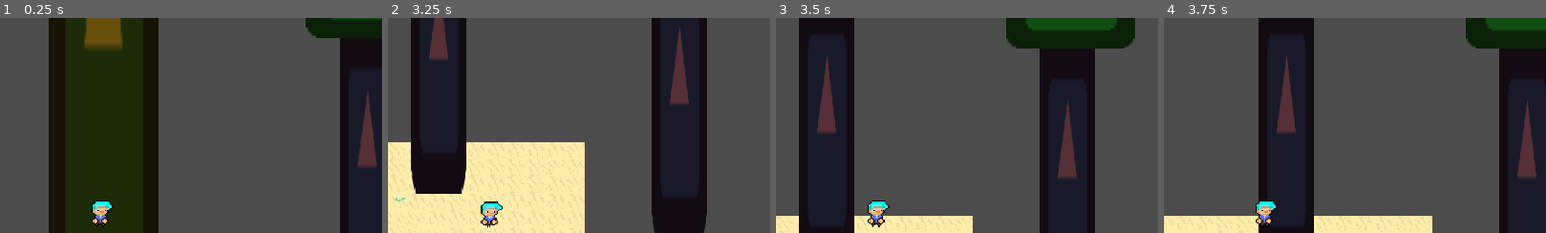
Above: before the commit, frames 1-4 (left to right).
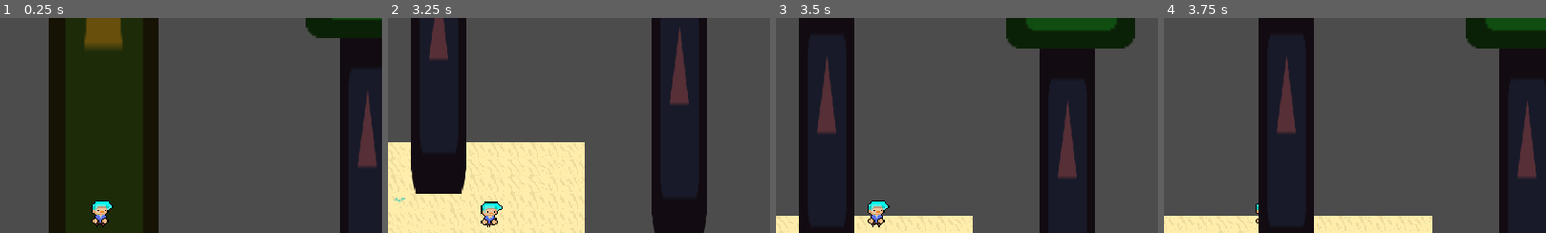
Above: after the commit, the same moments.

Repository: kjanuska/Independent-Study-Game
Game: Godot game, scene res://Scenes/Main.tscn
The game is run twice, just before and just after one commit, with the same random seed, the same clock (stepped at 60 frames per second) and the same inputs. The engine's default icon, where the game draws it, is replaced by a stand-in: a white triangle on a blue panel in a dark square.
Inputs (mouse positions are % of the whole screen's width and height, from its top left):
- Up to frame 1 (0.25 s): no input
- Up to frame 2 (3.25 s): tap Enter at 0.5 s; move the mouse to (72, 45) at 0.52 s; hold D (ui_right) 0.53-1.28 s; hold E (Interact) 0.53-1.28 s; tap Space (dash) at 0.8, 1.25, 1.35 s; move the mouse to (30, 55) at 1.27 s; hold S (ui_down) 1.28-2.03 s; click (30, 55) at 1.55 s; move the mouse to (60, 28) at 2.02 s; hold D (ui_right) 2.03-2.78 s; hold Right mouse button (shoot) 2.03-2.78 s; click (60, 28) at 2.1 s; move the mouse to (45, 70) at 2.77 s; hold W (ui_up) from 2.78 s (still down); right-click (45, 70) at 2.85 s; tap E (Interact) at 3.05 s
- Up to frame 3 (3.5 s): keep holding W (ui_up)
- Up to frame 4 (3.75 s): move the mouse to (80, 65) at 3.52 s; release W (ui_up) at 3.53 s; hold A (ui_left) from 3.53 s (still down); hold E (Interact) from 3.53 s (still down)
The pictures show only the part of the screen within x 36-86%, y 4-54%; the shares and areas given below are measured in that part.

Frames 1-3 are identical in both runs. In frame 4, 0.4% of the frame differs, in the area x 24-30%, y 84-97%.
Error after the commit: Parse Error: The method "equip" isn't declared in the current class. (res://Scripts/Player.gd:68)

Commit message:
started weapon state machine

Diff:
--- a/Scenes/Bow/Arrow.tscn
+++ b/Scenes/Bow/Arrow.tscn
@@ -1,7 +1,8 @@
 [gd_scene load_steps=4 format=2]
 
-[ext_resource path="res://Scripts/Arrow.gd" type="Script" id=1]
+[ext_resource path="res://Scripts/Weapons/Ranged/Bow/Arrow.gd" type="Script" id=1]
 [ext_resource path="res://icon.png" type="Texture" id=2]
+
 
 [sub_resource type="ConvexPolygonShape2D" id=1]
 
--- a/Scenes/Bow/Bow.tscn
+++ b/Scenes/Bow/Bow.tscn
@@ -1,7 +1,8 @@
 [gd_scene load_steps=3 format=2]
 
 [ext_resource path="res://icon.png" type="Texture" id=1]
-[ext_resource path="res://Scripts/Bow.gd" type="Script" id=2]
+[ext_resource path="res://Scripts/Weapons/Ranged/Bow/Bow.gd" type="Script" id=2]
+
 
 [node name="Bow" type="Sprite"]
 modulate = Color( 0.780392, 0.0117647, 0.0117647, 1 )
--- a/Scenes/Gun/Bullet.tscn
+++ b/Scenes/Gun/Bullet.tscn
@@ -1,7 +1,8 @@
 [gd_scene load_steps=4 format=2]
 
-[ext_resource path="res://Scripts/Bullet.gd" type="Script" id=1]
+[ext_resource path="res://Scripts/Weapons/Ranged/Gun/Bullet.gd" type="Script" id=1]
 [ext_resource path="res://icon.png" type="Texture" id=2]
+
 
 [sub_resource type="RectangleShape2D" id=1]
 extents = Vector2( 45.6679, 8.90598 )
--- a/Scenes/Gun/Gun.tscn
+++ b/Scenes/Gun/Gun.tscn
@@ -1,7 +1,8 @@
 [gd_scene load_steps=3 format=2]
 
 [ext_resource path="res://icon.png" type="Texture" id=1]
-[ext_resource path="res://Scripts/Gun.gd" type="Script" id=2]
+[ext_resource path="res://Scripts/Weapons/Ranged/Gun/Gun.gd" type="Script" id=2]
+
 
 [node name="Gun" type="Sprite"]
 modulate = Color( 0, 0, 0, 1 )
--- a/Scenes/Player.tscn
+++ b/Scenes/Player.tscn
@@ -1,13 +1,17 @@
-[gd_scene load_steps=17 format=2]
+[gd_scene load_steps=21 format=2]
 
 [ext_resource path="res://Scripts/Player.gd" type="Script" id=1]
 [ext_resource path="res://Assets/Final Protaganist (walking).png" type="Texture" id=2]
 [ext_resource path="res://Scripts/PlayerHurtbox.gd" type="Script" id=3]
-[ext_resource path="res://Scripts/MovementStateMachine.gd" type="Script" id=4]
-[ext_resource path="res://Scripts/StateMachine/States/Idle.gd" type="Script" id=5]
-[ext_resource path="res://Scripts/StateMachine/States/Walk.gd" type="Script" id=6]
-[ext_resource path="res://Scripts/StateMachine/States/Dash.gd" type="Script" id=7]
-[ext_resource path="res://Scripts/StateMachine/States/TakeDamage.gd" type="Script" id=8]
+[ext_resource path="res://Scripts/StateMachine/Movement/MovementStates.gd" type="Script" id=4]
+[ext_resource path="res://Scripts/StateMachine/Movement/States/Idle.gd" type="Script" id=5]
+[ext_resource path="res://Scripts/StateMachine/Movement/States/Walk.gd" type="Script" id=6]
+[ext_resource path="res://Scripts/StateMachine/Movement/States/Dash.gd" type="Script" id=7]
+[ext_resource path="res://Scripts/StateMachine/Movement/States/TakeDamage.gd" type="Script" id=8]
+[ext_resource path="res://Scripts/StateMachine/Weapons/WeaponStates.gd" type="Script" id=9]
+[ext_resource path="res://Scripts/StateMachine/Weapons/States/Melee.gd" type="Script" id=10]
+[ext_resource path="res://Scripts/StateMachine/Weapons/States/Ranged.gd" type="Script" id=11]
+[ext_resource path="res://Scripts/StateMachine/Weapons/States/Empty.gd" type="Script" id=12]
 
 [sub_resource type="RectangleShape2D" id=1]
 extents = Vector2( 8.1963, 3.50365 )
@@ -171,21 +175,32 @@
 script = ExtResource( 4 )
 START_STATE = NodePath("Idle")
 
-[node name="Idle" type="Node2D" parent="MovementStates"]
-position = Vector2( 2.3992, -0.102094 )
+[node name="Idle" type="Node" parent="MovementStates"]
 script = ExtResource( 5 )
 
-[node name="Walk" type="Node2D" parent="MovementStates"]
-position = Vector2( 2.3992, -0.102094 )
+[node name="Walk" type="Node" parent="MovementStates"]
 script = ExtResource( 6 )
 
-[node name="Dash" type="Node2D" parent="MovementStates"]
-position = Vector2( 2.3992, -0.102094 )
+[node name="Dash" type="Node" parent="MovementStates"]
 script = ExtResource( 7 )
 
 [node name="TakeDamage" type="Node" parent="MovementStates"]
 script = ExtResource( 8 )
 
+[node name="WeaponStates" type="Node" parent="."]
+script = ExtResource( 9 )
+START_STATE = NodePath("Empty")
+
+[node name="Melee" type="Node" parent="WeaponStates"]
+script = ExtResource( 10 )
+
+[node name="Ranged" type="Node" parent="WeaponStates"]
+script = ExtResource( 11 )
+
+[node name="Empty" type="Node" parent="WeaponStates"]
+script = ExtResource( 12 )
+
+[node name="Transition" type="Node" parent="WeaponStates"]
+
 [connection signal="timeout" from="DashTimer" to="MovementStates/Dash" method="_on_DashTimer_timeout"]
-[connection signal="timeout" from="DashCooldown" to="MovementStates/Dash" method="_on_DashCooldown_timeout"]
 [connection signal="timeout" from="Hurtbox/InvincibilityPeriod" to="Hurtbox" method="_on_InvincibilityPeriod_timeout"]
--- a/Scenes/Sword.tscn
+++ b/Scenes/Sword.tscn
@@ -1,7 +1,8 @@
 [gd_scene load_steps=6 format=2]
 
-[ext_resource path="res://Scripts/Sword.gd" type="Script" id=1]
+[ext_resource path="res://Scripts/Weapons/Melee/Sword/Sword.gd" type="Script" id=1]
 [ext_resource path="res://Assets/sword slice.png" type="Texture" id=2]
+
 
 [sub_resource type="CircleShape2D" id=4]
 
--- a/Scripts/CollisionRemover.gd
+++ /dev/null
@@ -1,6 +0,0 @@
-extends Node2D
-
-onready var collision = get_parent().get_node("CollisionShape2D")
-
-func remove_collision(state):
-	collision.queue_free()
--- a/Scripts/Player.gd
+++ b/Scripts/Player.gd
@@ -56,9 +56,6 @@
 
 	get_input()
 
-	if current_weapon != null:
-		set_weapon_rotation()
-
 	if Input.is_action_just_pressed("ui_cancel"):
 		get_tree().quit()
 
@@ -89,16 +86,39 @@
 			if melee_attack_cooldown.is_stopped():
 				melee_attack()
 
-func pickup(id):
-	if current_weapon != null:
-		if current_weapon == melee:
-			melee.queue_free()
-		elif current_weapon == ranged:
-			ranged.queue_free()
-	equip(id)
 
-func equip(id):
-	if id != null:
+func get_input_rotation():
+	mouse_rotation = get_angle_to(get_global_mouse_position()) + self.get_rotation()
+	if abs(mouse_rotation) < PI/2: get_node("Sprite").flip_h = false
+	if abs(mouse_rotation) > PI/4: get_node("Sprite").flip_h = true
+	return mouse_rotation
+"""
+below is old rotation code that rotated weapon around a point in the player's hand depending on which side
+the player was facing
+
+	if sign(mouse_rotation) == -1:
+		current_weapon.set_z_index(-1)
+	else:
+		current_weapon.set_z_index(1)
+
+	if side == 0:
+		if abs(mouse_rotation) <= PI/4:
+			side = 1
+		else:
+			current_weapon.position.x = -15
+			current_weapon.position.y = 5
+			get_node("Sprite").flip_h = true
+	elif side == 1:
+		if abs(mouse_rotation) >= (3 * PI)/4:
+			side = 0
+		else:
+			current_weapon.position.x = 10
+			current_weapon.position.y = 5
+			get_node("Sprite").flip_h = false
+"""
+
+func equip_melee(id):
+	if id:
 		if id < 10:
 			match id:
 				0:
@@ -130,6 +150,22 @@
 			shot_cooldown = ranged.get_node("ShotCooldown")
 			current_weapon = ranged
 
+func pickup(id):
+	if current_weapon != null:
+		if current_weapon == melee:
+			melee.queue_free()
+		elif current_weapon == ranged:
+			ranged.queue_free()
+	equip(id)
+
+
+
+
+
+
+
+
+
 func shoot_weapon(ammo_load, speed):
 	if shot_cooldown.is_stopped():
 		var projectile = ammo_load.instance()
@@ -156,25 +192,3 @@
 func melee_attack():
 	melee.playAnim("attack")
 	melee_attack_cooldown.start()
-
-func set_weapon_rotation():
-	current_weapon.set_rotation(mouse_rotation)
-	if sign(mouse_rotation) == -1:
-		current_weapon.set_z_index(-1)
-	else:
-		current_weapon.set_z_index(1)
-
-	if side == 0:
-		if abs(mouse_rotation) <= PI/4:
-			side = 1
-		else:
-			current_weapon.position.x = -15
-			current_weapon.position.y = 5
-			get_node("Sprite").flip_h = true
-	elif side == 1:
-		if abs(mouse_rotation) >= (3 * PI)/4:
-			side = 0
-		else:
-			current_weapon.position.x = 10
-			current_weapon.position.y = 5
-			get_node("Sprite").flip_h = false
--- a/Scripts/PlayerMovementSM.gd
+++ /dev/null
@@ -1,62 +0,0 @@
-extends StateMachine
-
-func _state_logic(delta):
-	player.handle_move_input()
-	player.apply_movement()
-
-func _get_transtion(delta):
-	match state:
-		states.idle:
-			if player.motion.x > 0 || player.motion.y > 0:
-				print(player.motion)
-				return states.walk
-		states.walk:
-			if player.motion.x == 0 && player.motion.y == 0:
-				return states.idle
-		states.dash:
-			if player.get_node("DashCooldown").is_stopped():
-				print("stopped")
-
-	return null
-
-func _enter_state(new_state, old_state):
-	match new_state:
-		states.idle:
-			pass
-#			animation for idle
-		states.walk:
-			pass
-#			animation for walk
-
-func _exit_state(old_state, new_state):
-	pass
-	#speed that the player travels at
-	var SPEED = 300
-	#player direction vector
-	var motion = Vector2()
-
-func apply_movement():
-	move_and_slide(motion.normalized() * SPEED)
-#	motion.x = 0
-#	motion.y = 0
-
-#get input for WASD, left and right mouse buttons
-func handle_move_input():
-	if Input.is_action_pressed("ui_right"):
-		motion.x = SPEED
-		moving = true
-
-	if Input.is_action_pressed("ui_left"):
-		motion.x = -SPEED
-		moving = true
-
-	if Input.is_action_pressed("ui_up"):
-		motion.y = -SPEED
-		moving = true
-
-	if Input.is_action_pressed("ui_down"):
-		motion.y = SPEED
-		moving = true
-
-	if Input.is_action_just_pressed("ui_cancel"):
-		get_tree().quit()
--- a/Scripts/PlayerWeaponSM.gd
+++ /dev/null
@@ -1,33 +0,0 @@
-extends StateMachine
-
-func _ready():
-	add_state("weapon_idle")
-	add_state("attack_ranged")
-	add_state("equipped_ranged")
-	add_state("attack_melee")
-	add_state("equipped_melee")
-	add_state("pick_up")
-	call_deferred("set_state", states.weapon_idle)
-
-func _state_logic(delta):
-	if player.current_weapon != null:
-		player.apply_weapon_rotation()
-
-func _get_transtion(delta):
-	match state:
-		states.equipped_ranged:
-			pass
-
-	return null
-
-func _enter_state(new_state, old_state):
-	match new_state:
-		states.attack_ranged:
-			pass
-#			animation for shooting ranged
-		states.attack_melee:
-			pass
-#			animation for melee attack
-
-func _exit_state(old_state, new_state):
-	pass
--- a/Scripts/StateMachine/Motion.gd
+++ b/Scripts/StateMachine/Movement/Motion.gd
@@ -1,4 +1,4 @@
-extends "States.gd"
+extends "../States.gd"
 
 var move_direction = Vector2()
 var speed = 0.0
--- a/Scripts/MovementStateMachine.gd
+++ b/Scripts/StateMachine/Movement/MovementStates.gd
@@ -1,4 +1,4 @@
-extends "res://Scripts/StateMachine/StateMachine.gd"
+extends "StateMachine.gd"
 
 func _ready():
 	states_map = {
--- a/Scripts/StateMachine/States/Idle.gd
+++ b/Scripts/StateMachine/Movement/States/Idle.gd
@@ -1,4 +1,4 @@
-extends "res://Scripts/StateMachine/Motion.gd"
+extends "../Motion.gd"
 
 func enter():
 	owner.get_node("AnimationPlayer").play("idle")
--- /dev/null
+++ b/Scripts/StateMachine/Movement/States/TakeDamage.gd
@@ -0,0 +1 @@
+extends "../../States.gd"
--- a/Scripts/StateMachine/States/Walk.gd
+++ b/Scripts/StateMachine/Movement/States/Walk.gd
@@ -6,7 +6,6 @@
 onready var dash_cooldown = owner.get_node("DashCooldown")
 
 func enter():
-	move_direction = Vector2()
 	owner.get_node("AnimationPlayer").play("walk")
 
 func handle_input(event):
@@ -18,3 +17,8 @@
 	if not move_direction:
 		emit_signal("finished", "idle")
 	.move(SPEED, move_direction)
+
+
+
+func _on_DashTimer_timeout():
+	pass # Replace with function body.
--- a/Scripts/StateMachine/States/TakeDamage.gd
+++ /dev/null
@@ -1 +0,0 @@
-extends Node
--- /dev/null
+++ b/Scripts/StateMachine/Weapons/AttackEquipped.gd
@@ -0,0 +1,4 @@
+extends "InputParse.gd"
+
+func set_weapon_rotation():
+	current_weapon.set_rotation(mouse_rotation)
--- /dev/null
+++ b/Scripts/StateMachine/Weapons/InputParse.gd
@@ -0,0 +1,11 @@
+extends "../States.gd"
+
+var current_weapon = null
+var melee = null
+var ranged = null
+
+var mouse_rotation
+
+func get_input_rotation():
+	mouse_rotation = owner.get_input_rotation()
+	return mouse_rotation
--- /dev/null
+++ b/Scripts/StateMachine/Weapons/StateMachine.gd
@@ -0,0 +1,53 @@
+extends Node
+
+export(NodePath) var START_STATE
+var states_map = {}
+
+var states_stack = []
+var current_state = null
+var _active = false setget set_active
+
+func _ready():
+	for child in get_children():
+		child.connect("finished", self, "_change_state")
+	initialize(START_STATE)
+
+func initialize(start_state):
+	set_active(true)
+	states_stack.push_front(get_node(start_state))
+	current_state = states_stack[0]
+	current_state.enter()
+
+func set_active(value):
+	_active = value
+	set_physics_process(value)
+	set_process_input(value)
+	if not _active:
+		states_stack = []
+		current_state = null
+
+func _input(event):
+	current_state.handle_input(event)
+
+func _physics_process(delta):
+	current_state.update(delta)
+
+func _on_animation_finished(anim_name):
+	if not _active:
+		return
+	current_state._on_animation_finished(anim_name)
+
+func _change_state(state_name):
+	if not _active:
+		return
+	current_state.exit()
+
+	if state_name == "previous":
+		states_stack.pop_front()
+	else:
+		states_stack[0] = states_map[state_name]
+	current_state = states_stack[0]
+	current_state.enter()
+
+	if state_name != "previous":
+		current_state.enter()
--- /dev/null
+++ b/Scripts/StateMachine/Weapons/States/Empty.gd
@@ -0,0 +1,15 @@
+extends "../InputParse.gd"
+
+func enter():
+	pass
+
+func update(_delta):
+	if current_weapon:
+		if current_weapon == ranged:
+			emit_signal("finished", "ranged")
+		if current_weapon == melee:
+			emit_signal("finished", "melee")
+	.get_input_rotation()
+
+func handle_input(event):
+	return .handle_input(event)
--- /dev/null
+++ b/Scripts/StateMachine/Weapons/States/Melee.gd
@@ -0,0 +1 @@
+extends "../AttackEquipped.gd"
--- /dev/null
+++ b/Scripts/StateMachine/Weapons/States/Ranged.gd
@@ -0,0 +1,13 @@
+extends "../AttackEquipped.gd"
+
+# Declare member variables here. Examples:
+# var a = 2
+# var b = "text"
+
+# Called when the node enters the scene tree for the first time.
+func _ready():
+	pass # Replace with function body.
+
+# Called every frame. 'delta' is the elapsed time since the previous frame.
+#func _process(delta):
+#	pass
--- /dev/null
+++ b/Scripts/StateMachine/Weapons/WeaponStates.gd
@@ -0,0 +1,13 @@
+extends "StateMachine.gd"
+
+func _ready():
+	states_map = {
+		"melee": $Melee,
+		"ranged": $Ranged,
+		"empty": $Empty
+	}
+
+func _change_state(state_name):
+	if not _active:
+		return
+	._change_state(state_name)
Renamed: Scripts/StateMachine/StateMachine.gd -> Scripts/StateMachine/Movement/StateMachine.gd
Renamed: Scripts/StateMachine/States/Dash.gd -> Scripts/StateMachine/Movement/States/Dash.gd
Renamed: Scripts/Sword.gd -> Scripts/Weapons/Melee/Sword/Sword.gd
Renamed: Scripts/Arrow.gd -> Scripts/Weapons/Ranged/Bow/Arrow.gd
Renamed: Scripts/Bow.gd -> Scripts/Weapons/Ranged/Bow/Bow.gd
Renamed: Scripts/Bullet.gd -> Scripts/Weapons/Ranged/Gun/Bullet.gd
Renamed: Scripts/Gun.gd -> Scripts/Weapons/Ranged/Gun/Gun.gd
